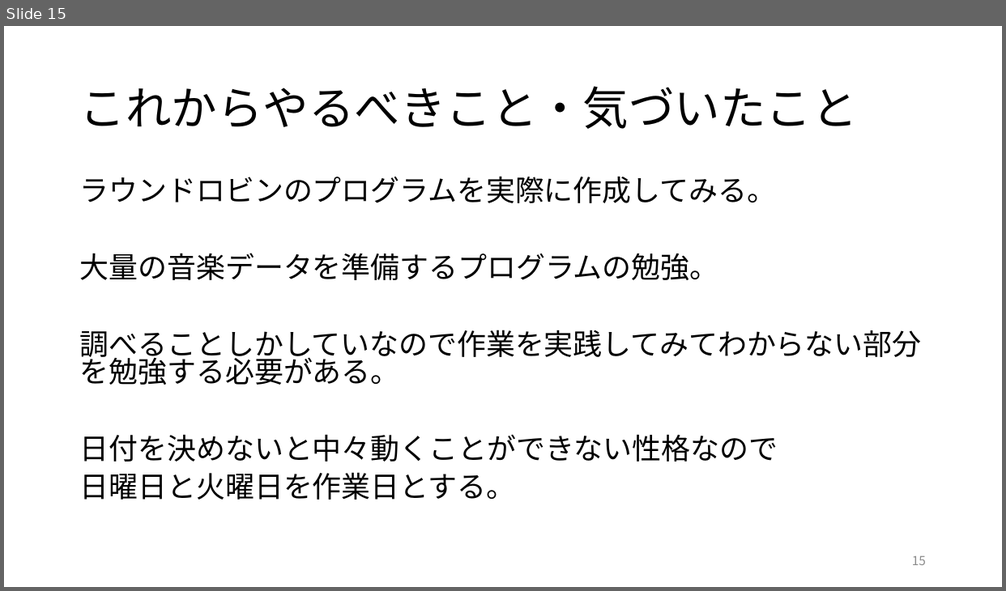
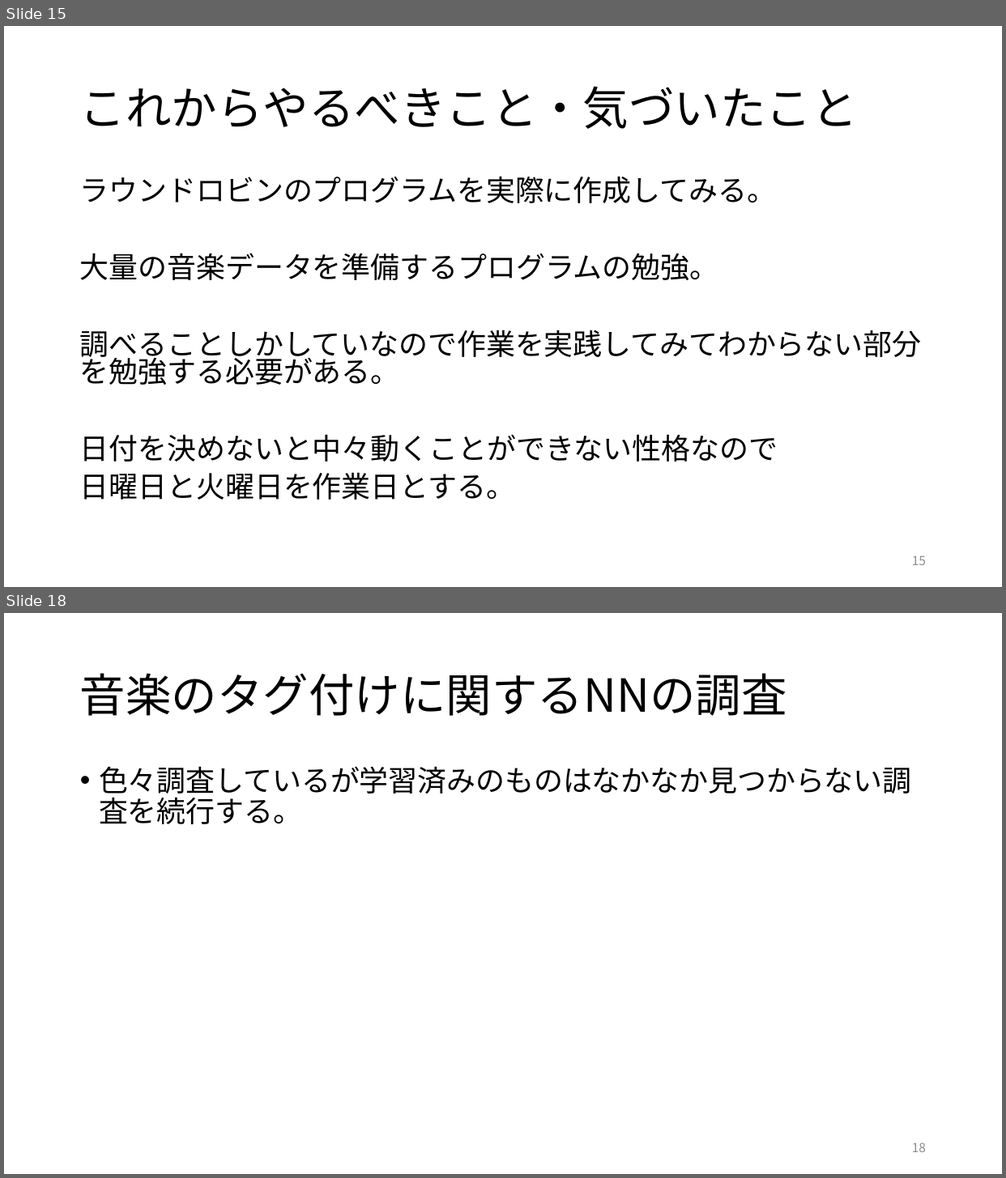
Before and after one commit to kait-takanolab/1821144-yoshii-thesis, a slide deck: 1821144_yoshii_sotsuken.pptx. Shown one above the other, each under a label of ours: slide 15 before the commit, slides 15 and 18 after it; the slides between them are not shown. The pictures are 1006x591 and 1006x1178 pixels, drawn with LibreOffice and Linux fonts; fonts in the diff are those of the drawing. Boxes give left, top, right and bottom in pixels: in the first picture for what was removed or moved away, otherwise in the second. Text is boxed around its words. In the diff, an @@ line names an element or a change of style, - is before the commit and + after.

```diff
--- a/1821144_yoshii_sotsuken.pptx
+++ b/1821144_yoshii_sotsuken.pptx
@@ slide 18 added at [4, 613, 1002, 1174], background #FFFFFF @@
@@ title added at [80, 673, 787, 716], 44 pt, text #000000 @@
+音楽のタグ付けに関するNNの調査
@@ text added at [99, 766, 912, 824], 28 pt, text #000000 @@
+• 色々調査しているが学習済みのものはなかなか見つからない調査を続行する。
@@ page number added at [912, 1143, 926, 1152], 12 pt, text #8C8C8C @@
+18
```
Also in this commit, not shown: 5 other slides added.
